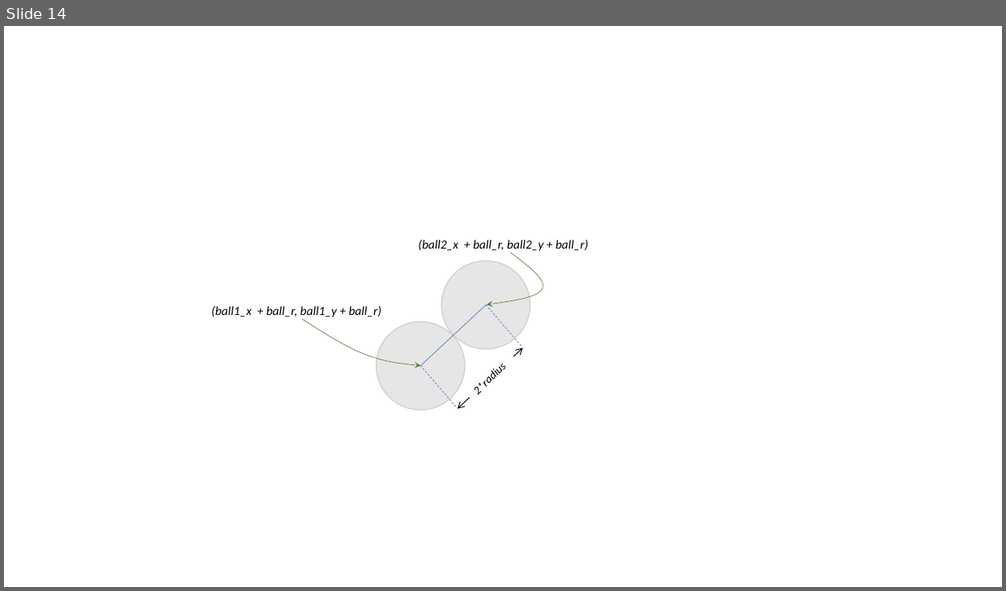
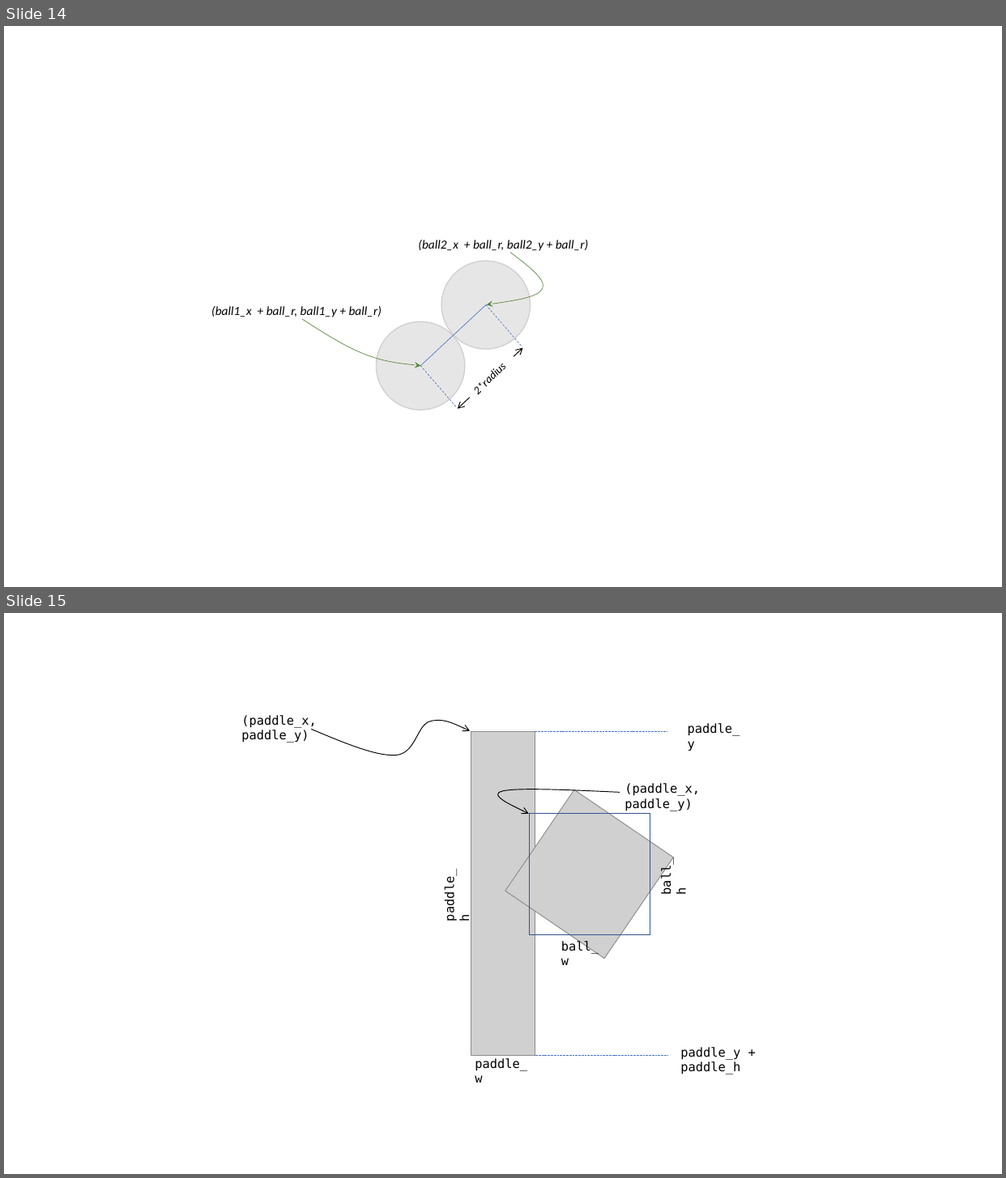
Before and after one commit to edharcourt/CS140, a slide deck: images/pygame_rect_window.pptx. Shown one above the other, each under a label of ours: slide 14 before the commit, slides 14 and 15 after it. The pictures are 1006x591 and 1006x1178 pixels, drawn with LibreOffice and Linux fonts; fonts in the diff are those of the drawing; grey boxes stand for pictures. Boxes give left, top, right and bottom in pixels: in the first picture for what was removed or moved away, otherwise in the second. Text is boxed around its words. In the diff, an @@ line names an element or a change of style, - is before the commit and + after.

Commit message:
updates to pong simlation to add QUIT and paddle strike

```diff
--- a/images/pygame_rect_window.pptx
+++ b/images/pygame_rect_window.pptx
@@ slide 15 added at [4, 613, 1002, 1174], background #FFFFFF @@
@@ text added at [241, 715, 317, 743], 12 pt, text #000000 @@
+(paddle_x, paddle_y)
@@ freeform shape added at [311, 721, 470, 756], outline #000000 0.75 pt @@
@@ picture added at [471, 731, 535, 1055] @@
@@ line added from (535, 731) to (667, 731), #4472C4 0.75 pt dashed @@
@@ text added at [688, 723, 740, 752], 12 pt, text #000000 @@
+paddle_y
@@ freeform shape added at [500, 790, 620, 815], outline #000000 0.75 pt @@
@@ picture added at [505, 790, 674, 959] @@
@@ text added at [624, 783, 700, 811], 12 pt, text #000000 @@
+(paddle_x, paddle_y)
@@ rectangle added at [529, 813, 650, 935], outline #325491 0.25 pt @@
@@ text added at [442, 874, 472, 922], 12 pt, text #000000 @@
+paddle_h
@@ text added at [659, 861, 688, 894], 12 pt, text #000000 @@
+ball_h
@@ text added at [561, 940, 599, 965], 12 pt, text #000000 @@
+ball_w
@@ text added at [680, 1047, 740, 1075], 12 pt, text #000000 @@
+paddle_y + paddle_h
@@ text added at [475, 1059, 527, 1083], 12 pt, text #000000 @@
+paddle_w
@@ line added from (535, 1056) to (668, 1056), #4472C4 0.75 pt dashed @@
```
Also in this commit, not shown: 1 slide removed, 4 other files.
